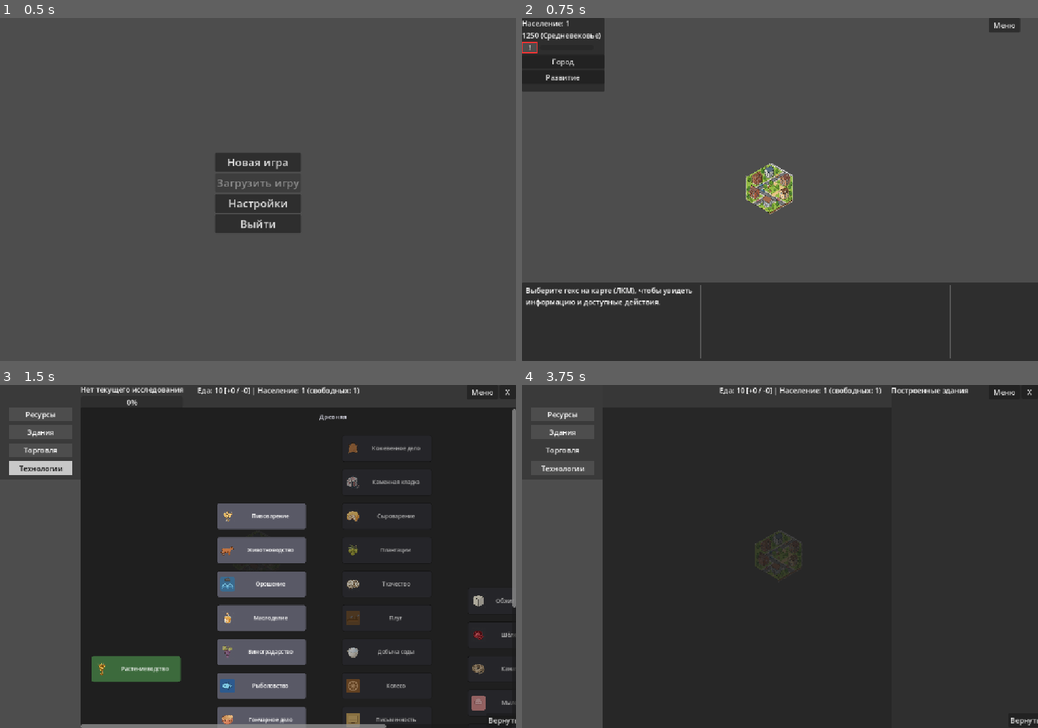
Above: before the commit, frames 1-4 (two rows, left to right).
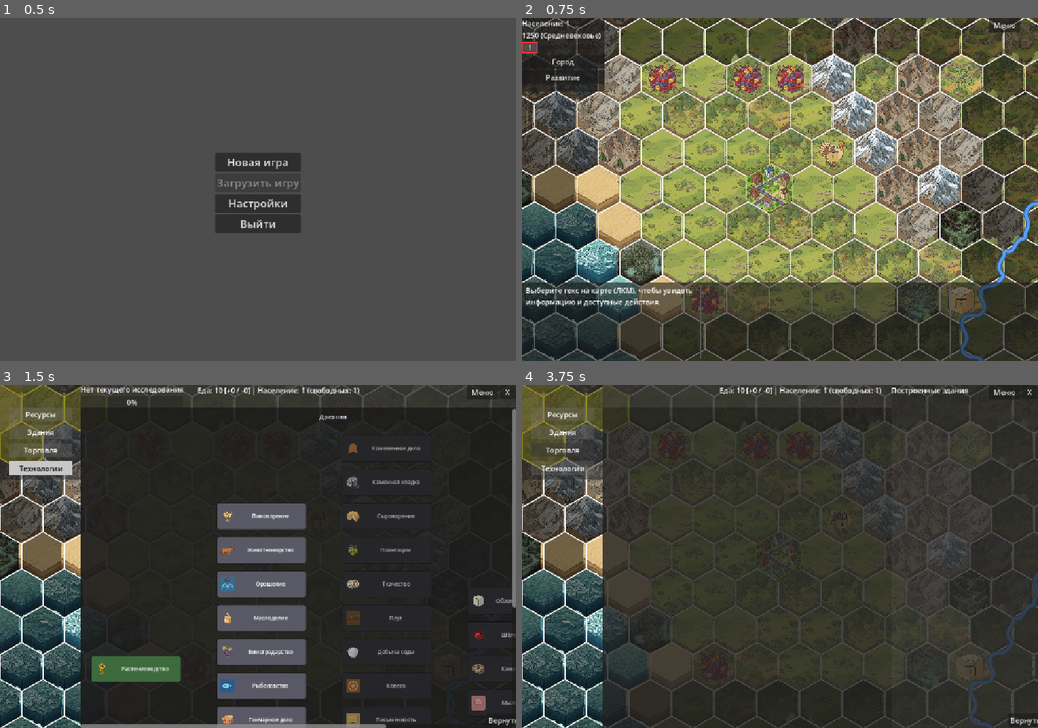
Above: after the commit, the same moments.

Repository: Night-Pryanik/The-City
Game: Godot game, scene res://scenes/main_menu.tscn
Same seed, same stepped clock (60 frames per second), same inputs: the game is played once before the commit and once after it.
Inputs (mouse positions are in pixels of both pictures, inside the frame that each line leads up to):
- Up to frame 1 (0.5 s): no input
- Up to frame 2 (0.75 s): click "Новая игра" at 0.5 s
- Up to frame 3 (1.5 s): click (10, 415) at 1.25 s
- Up to frame 4 (3.75 s): click "Ресурсы" at 2 s; click "Здания" at 2.75 s; click "Торговля" at 3.5 s

Frame 1 is identical in both runs. In frame 2, 73% of the frame differs, in the area x 0-100%, y 0-100%; in frame 3, 10%; in frame 4, 18%.
Error before the commit: Parse Error: Could not resolve class "RangeUtils", because of a parser error. (res://scripts/map_generator.gd:804)

Commit message:
Исправление ошибки парсера

Diff:
--- a/scripts/range_utils.gd
+++ b/scripts/range_utils.gd
@@ -30,15 +30,16 @@
 		result["ok"] = true
 		result["min"] = int(value)
 		result["max"] = int(value)
-	elif value is Array and value.size() == 2 \\
-			and (typeof(value[0]) == TYPE_INT or typeof(value[0]) == TYPE_FLOAT) \\
-			and (typeof(value[1]) == TYPE_INT or typeof(value[1]) == TYPE_FLOAT):
-		result["ok"] = true
-		result["min"] = int(value[0])
-		result["max"] = int(value[1])
-		if result["max"] < result["min"]:
-			# Диапазон задан в обратном порядке — меняем местами.
-			var tmp: int = result["min"]
-			result["min"] = result["max"]
-			result["max"] = tmp
+	elif value is Array and value.size() == 2:
+		var first_is_number: bool = typeof(value[0]) == TYPE_INT or typeof(value[0]) == TYPE_FLOAT
+		var second_is_number: bool = typeof(value[1]) == TYPE_INT or typeof(value[1]) == TYPE_FLOAT
+		if first_is_number and second_is_number:
+			result["ok"] = true
+			result["min"] = int(value[0])
+			result["max"] = int(value[1])
+			if result["max"] < result["min"]:
+				# Диапазон задан в обратном порядке — меняем местами.
+				var tmp: int = result["min"]
+				result["min"] = result["max"]
+				result["max"] = tmp
 	return result
